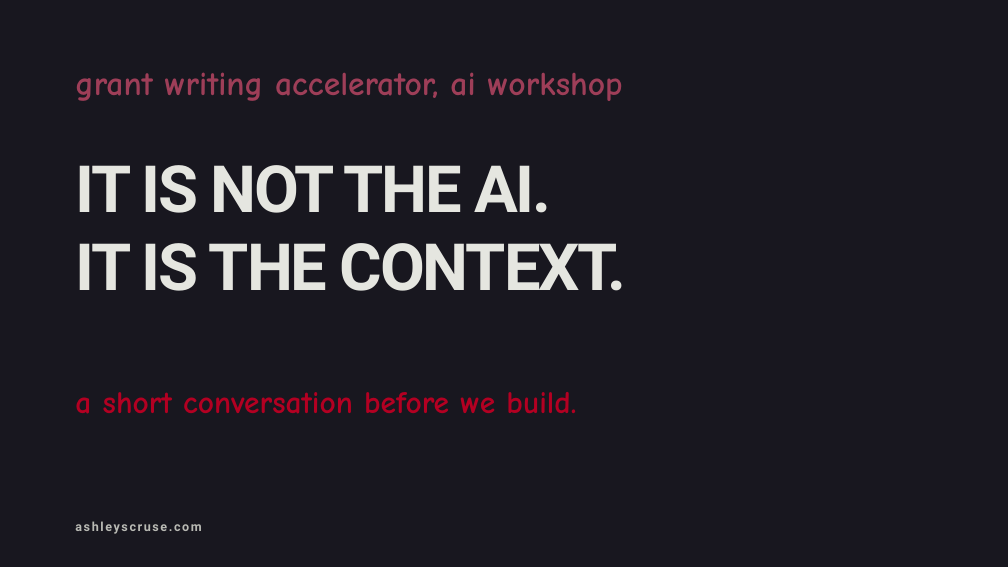
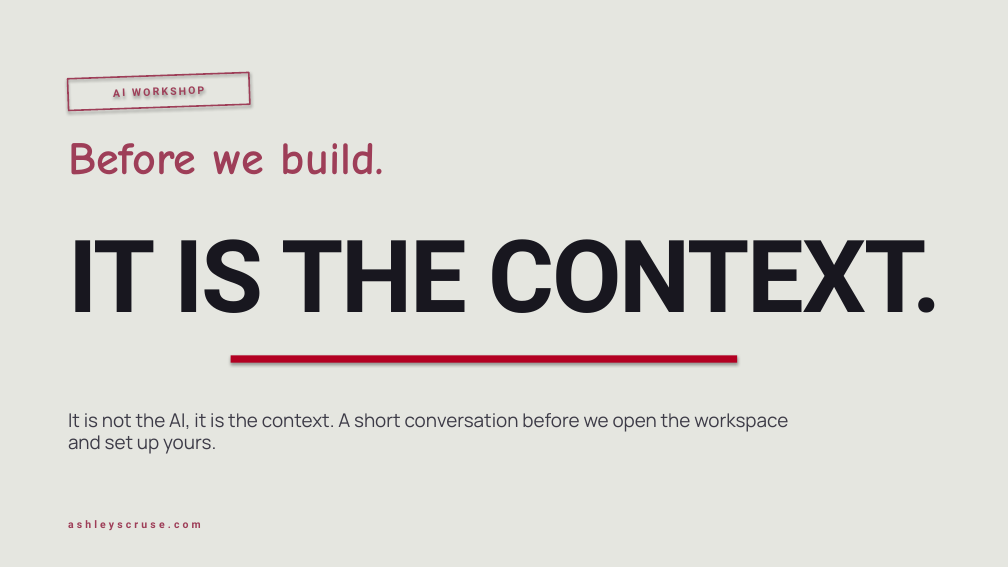
Before and after one commit to ashleyscruse/grant-writing-accelerator, a slide deck: slide 1 of working/context-ai-workshop-slides.pptx. Drawn at 1008x567 pixels with LibreOffice and Linux fonts; fonts in the diff are those of the drawing. Boxes give left, top, right and bottom in pixels: in the first picture for what was removed or moved away, otherwise in the second. Text is boxed around its words. In the diff, an @@ line names an element or a change of style, - is before the commit and + after.

Commit message:
Rebuild Thursday deck from brand-sample-deck.pptx template (real brand), workshop topic

```diff
--- a/working/context-ai-workshop-slides.pptx
+++ b/working/context-ai-workshop-slides.pptx
@@ background #FFFFFF to #E5E6E0 @@
@@ rectangle removed at (0, 0, 1008, 567) @@
@@ rectangle added at (68, 72, 250, 111), outline #9E3E58 1.5 pt, 10 pt, text #9E3E58, bold @@
+AI WORKSHOP
@@ text removed at (75, 72, 623, 101) @@
-grant writing accelerator, ai workshop
@@ text at (68, 143, 384, 175): text changed; size 30 to 44 pt; text colour #B30022 to #9E3E58 @@
-a short conversation before we build.
+Before we build.
@@ text at (75, 165, 552, 213): paragraph removed @@
-IT IS NOT THE AI.
@@ text "IT IS THE CONTEXT.": place and size @@
-text "IT IS THE CONTEXT." at (75, 165, 627, 291)
+text "IT IS THE CONTEXT." at (68, 239, 941, 313)
@@ text "IT IS THE CONTEXT." at (68, 239, 941, 313): size 62 to 96 pt, text colour #E5E6E0 to #18171F @@
@@ rectangle added at (231, 355, 737, 363), fill #B30022 @@
@@ text added at (68, 413, 788, 454), 18 pt, text #3D3B47 @@
+It is not the AI, it is the context. A short conversation before we open the workspace and set up yours.
@@ text "ashleyscruse.com" at (68, 520, 201, 530): size 12 to 10 pt, text colour #B9BAB4 to #9E3E58, letter spacing 1.5 to 3 pt; line spacing 1.1 to 1 @@
```
Also in this commit, not shown: 1 other slide changed, 7 slides added, 10 slides removed, 1 other file.
